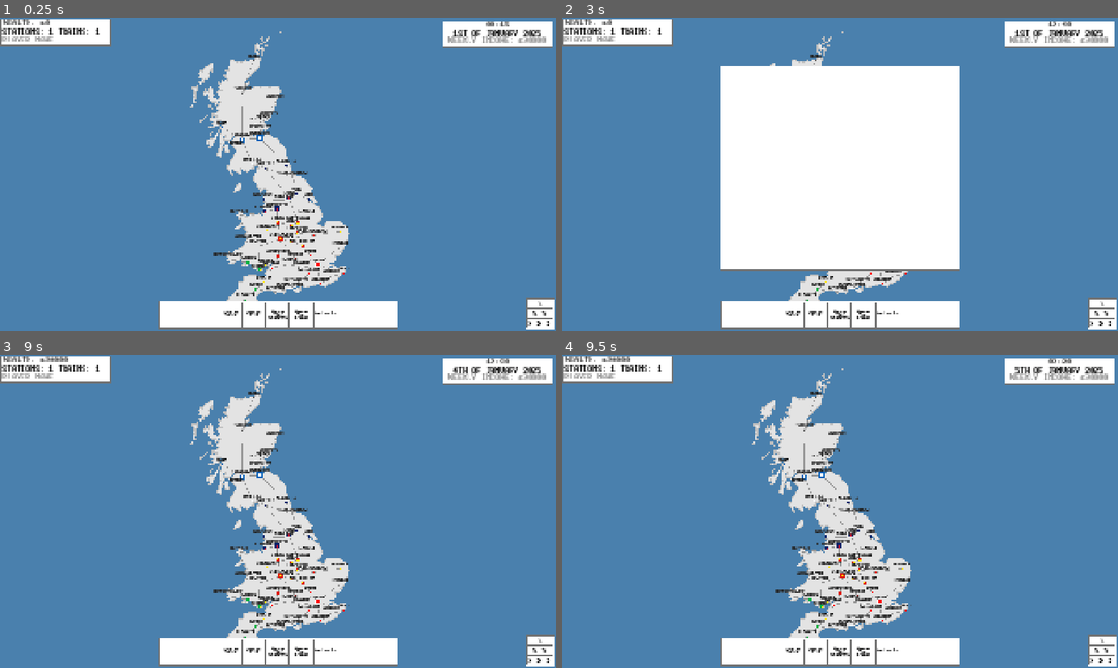
Above: before the commit, frames 1-4 (two rows, left to right).
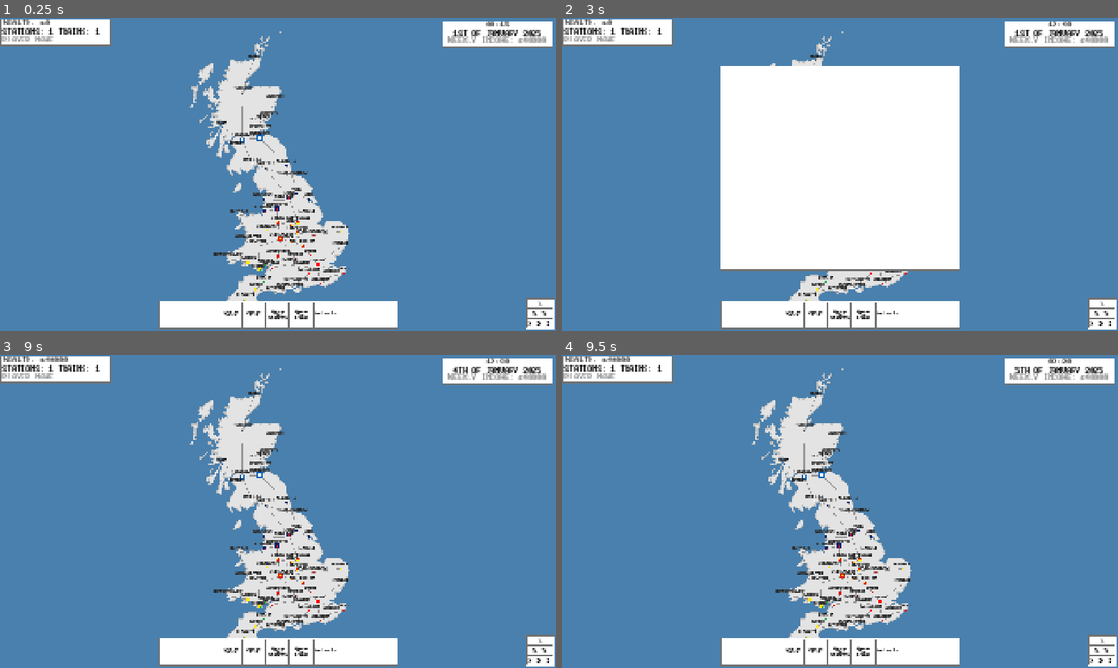
Above: after the commit, the same moments.

Repository: Laifii/Freighter-Manager
Game: Godot game, scene res://Objects/Countries/Uk Map.tscn
The game is run twice, just before and just after one commit, with the same random seed, the same clock (stepped at 60 frames per second) and the same inputs.
Inputs (mouse positions are in pixels of both pictures, inside the frame that each line leads up to):
- Up to frame 1 (0.25 s): no input
- Up to frame 2 (3 s): click (1101, 302) at 0.5 s; click (1101, 315) at 1.25 s; click (1101, 324) at 2 s; click (884, 315) at 2.75 s
- Up to frame 3 (9 s): click (278, 652) at 3.5 s; click (300, 652) at 4.25 s; click (233, 652) at 5 s; click (255, 652) at 5.75 s; click (539, 639) at 6.5 s; click (539, 652) at 7.25 s; click (539, 661) at 8 s; click (322, 652) at 8.75 s
- Up to frame 4 (9.5 s): no input

The runs differ from the first frame. In frame 1, less than 0.1% of the frame differs, in the area x 44-95%, y 5-91%; in frame 2, less than 0.1%; in frame 3, less than 0.1%, in the area x 8-95%, y 0-91%; in frame 4, less than 0.1%.

Commit message:
Added trains and fixed map issues

Diff:
--- /dev/null
+++ b/MapTrain.gd
@@ -0,0 +1,32 @@
+extends Node2D
+
+var trainPath
+var nextNodeInPath
+var speed = 10
+@onready var calender = get_tree().get_first_node_in_group("Calender")
+@onready var sprite = $Sprite2D
+var trainColour: Color
+
+func _ready():
+	self_modulate = trainColour
+
+func _physics_process(delta):
+	if trainPath == null: return
+	move_to_next_station(nextNodeInPath, delta)
+
+func find_next_node_in_path():
+	if trainPath.size() == 0:
+		queue_free()
+		return
+	if nextNodeInPath != null: global_position = nextNodeInPath.global_position
+	nextNodeInPath = trainPath[0]
+	trainPath.erase(trainPath[0])
+	print(nextNodeInPath.stationName, ": ", nextNodeInPath.stationTax)
+
+func set_train_path(path):
+	trainPath = path
+	find_next_node_in_path()
+
+func move_to_next_station(target, delta):
+	var direction = (target.global_position - global_position).normalized()
+	global_position += direction * speed * (delta * calender.timeSpeed[calender.currentSpeed] / 60)
--- a/Objects/Camera.tscn
+++ b/Objects/Camera.tscn
@@ -102,7 +102,7 @@
 autowrap_trim_flags = 0
 uppercase = true
 
-[node name="Calender" type="Control" parent="UI"]
+[node name="Calender" type="Control" parent="UI" groups=["Calender"]]
 anchors_preset = 0
 offset_right = 40.0
 offset_bottom = 40.0
--- a/Objects/Contract.tscn
+++ b/Objects/Contract.tscn
@@ -289,4 +289,4 @@
 [node name="TrainSprite" type="AnimatedSprite2D" parent="Toolbar/TrainEnRoute"]
 position = Vector2(97, 46)
 sprite_frames = SubResource("SpriteFrames_8t45f")
-animation = &"LateElectric"
+animation = &"Steam"
--- a/Objects/Countries/Uk Map.tscn
+++ b/Objects/Countries/Uk Map.tscn
@@ -23,7 +23,7 @@
 position = Vector2(-21, -177)
 stationName = "Dundee"
 stationSize = 0
-connections = [NodePath("../Arbroath"), NodePath("../Perth"), NodePath("../Aberdeen")]
+connections = [NodePath("../Arbroath"), NodePath("../Perth"), NodePath("../Aberdeen"), NodePath("../Kirkcaldy")]
 
 [node name="Arbroath" parent="Stations" instance=ExtResource("4_wnami")]
 position = Vector2(-1, -188)
@@ -93,7 +93,7 @@
 stationName = "Carlisle"
 stationSize = 0
 stationOwner = 3
-connections = [NodePath("../Dumfries")]
+connections = [NodePath("../Dumfries"), NodePath("../Middlesbrough"), NodePath("../Leeds")]
 
 [node name="Irvine" parent="Stations" instance=ExtResource("4_wnami")]
 position = Vector2(-115, -85)
@@ -135,7 +135,7 @@
 stationName = "Liverpool"
 stationSize = 2
 stationOwner = 3
-connections = [NodePath("../Blackpool")]
+connections = [NodePath("../Blackpool"), NodePath("../Holyhead")]
 
 [node name="Bradford" parent="Stations" instance=ExtResource("4_wnami")]
 position = Vector2(48, 97)
@@ -430,3 +430,5 @@
 stationSize = 0
 stationOwner = 4
 connections = [NodePath("../Swansea"), NodePath("../Aberystwyth")]
+
+[node name="Trains" type="Node2D" parent="." groups=["TrainManager"]]
--- /dev/null
+++ b/Objects/MapTrain.tscn
@@ -0,0 +1,18 @@
+[gd_scene load_steps=4 format=3 uid="uid://cuqys1kvob1l6"]
+
+[ext_resource type="Script" uid="uid://cvlseb7ojjt7n" path="res://MapTrain.gd" id="1_tj7g5"]
+[ext_resource type="Texture2D" uid="uid://bc77d2m88ie7k" path="res://Assets/Map Assets/StationInner.png" id="2_shcl4"]
+
+[sub_resource type="CircleShape2D" id="CircleShape2D_shcl4"]
+radius = 1.0
+
+[node name="MapTrain" type="CharacterBody2D" groups=["Trains"]]
+collision_layer = 4
+collision_mask = 2
+script = ExtResource("1_tj7g5")
+
+[node name="Sprite2D" type="Sprite2D" parent="."]
+texture = ExtResource("2_shcl4")
+
+[node name="CollisionShape2D" type="CollisionShape2D" parent="."]
+shape = SubResource("CircleShape2D_shcl4")
--- a/Objects/Station.tscn
+++ b/Objects/Station.tscn
@@ -21,6 +21,9 @@
 [sub_resource type="CircleShape2D" id="CircleShape2D_mn7t0"]
 radius = 11.0
 
+[sub_resource type="CircleShape2D" id="CircleShape2D_qutln"]
+radius = 1.0
+
 [sub_resource type="LabelSettings" id="LabelSettings_4cu8d"]
 font = ExtResource("2_mn7t0")
 font_size = 8
@@ -69,6 +72,13 @@
 visible = false
 position = Vector2(5, 5)
 shape = SubResource("CircleShape2D_mn7t0")
+
+[node name="TrainIdentifier" type="Area2D" parent="."]
+collision_layer = 2
+collision_mask = 4
+
+[node name="CollisionShape2D" type="CollisionShape2D" parent="TrainIdentifier"]
+shape = SubResource("CircleShape2D_qutln")
 
 [node name="StationUI" type="ColorRect" parent="."]
 visible = false
@@ -246,5 +256,6 @@
 [connection signal="mouse_exited" from="Area2D" to="." method="_on_area_2d_mouse_exited"]
 [connection signal="mouse_entered" from="Area2D2" to="." method="_on_station_button_mouse_entered"]
 [connection signal="mouse_exited" from="Area2D2" to="." method="_on_station_button_mouse_exited"]
+[connection signal="body_entered" from="TrainIdentifier" to="." method="_on_train_identifier_body_entered"]
 [connection signal="pressed" from="StationUI/UnownedStation/ValueRect/Value/TextureButton" to="." method="_on_purchase_button_pressed"]
 [connection signal="pressed" from="StationUI/OwnedStation/UpgradeRect/Price/TextureButton" to="." method="_on_upgrade_button_pressed"]
--- a/Scripts/Station.gd
+++ b/Scripts/Station.gd
@@ -21,7 +21,7 @@
 	Player = {inner = Color(0.83, 0.001, 0.83), outer = Color(1, 1, 1)},
 	None = {inner = Color(0.8, 0.8, 0.8), outer = Color(0.355, 0.355, 0.355)},
 	ScottishRail = {inner = Color(1, 1, 1), outer = Color(0.0, 0.369, 0.722)},
-	CelticCargo = {inner = Color(1.0, 0.898, 0.0), outer = Color(0.0, 0.694, 0.251)},
+	CelticCargo = {inner = Color(0.0, 0.694, 0.251), outer = Color(1.0, 0.898, 0.0)},
 	UnitedRail = {inner = Color(0.784, 0.063, 0.18), outer = Color(0.004, 0.129, 0.412)},
 	BirminghamExpress = {inner = Color(1.0, 0.898, 0.0), outer = Color(0.863, 0.1, 0.05)},
 	LondonFreighters = {inner = Color(1, 0, 0), outer = Color(1, 1, 1)}
@@ -70,25 +70,27 @@
 	$StationUI/Owner.text = visualOwnerList[stationOwner]
 	stationValue = int(500000 * (float(connections.size()) / 4) * (float(stationOwner) + 1.0 / 2.0) * (float(stationSize) + 1.0 / 4.0))
 	weeklyIncome = 10000 * connections.size() * int((float(stationSize + 1) * 1.5))
+	stationTax = 100 * int((float(stationSize) * 3) * stationOwner) if stationSize > 0 else 250 * (stationOwner / 2)
 	$StationUI/Income.text = str("Income:\n", weeklyIncome, " / Week")
 	$StationUI/UnownedStation/ValueRect/Value.text = str("£", stationValue)
 	if stationSize == 4:
 		$StationUI/OwnedStation/UpgradeRect/Price/TextureButton.visible = false
 		$StationUI/OwnedStation/UpgradeRect/Price.text = "Maximum Size"
+		stationTax = 100 * int((float(stationSize) * 4) * stationOwner)
 	else: $StationUI/OwnedStation/UpgradeRect/Price.text = str(priceToUpgrade[stationSize])
-	stationTax = 100 * int((float(stationSize) * 3) * stationOwner) if stationSize > 0 else 250 * (stationOwner / 2)
 	$StationColourInner.self_modulate = companyColours[companyList[stationOwner]]["inner"]
 	$StationColourInner/StationColourOuter.self_modulate = companyColours[companyList[stationOwner]]["outer"]
 	$StationColourInner.scale = Vector2(stationSize + 1, stationSize + 1)
 	await get_tree().process_frame
-	if stationName == "Dundee":
+	if stationName == "Bristol":
 		var dundeeStation
 		var liverpoolStation
 		for station in StationManager.stations:
-			if station.stationName == "Dumfries": dundeeStation = station
-			if station.stationName == "Thurso": liverpoolStation = station
+			if station.stationName == "Dundee": dundeeStation = station
+			if station.stationName == "Penzance": liverpoolStation = station
 		var fastestRoute = Dijkstra.find_route("Fastest", self, dundeeStation, liverpoolStation)
 		var cheapestRoute = Dijkstra.find_route("Cheapest", self, dundeeStation, liverpoolStation)
+		spawn_train(cheapestRoute)
 		var fastestDistance = 0
 		var fastestPrice = 0
 		var cheapestDistance = 0
@@ -96,20 +98,28 @@
 		for station in fastestRoute.size():
 			if station == fastestRoute.size() - 1:
 				fastestPrice += fastestRoute[station].stationTax
-				print("Fastest Distance: ", fastestDistance, "\nAmount Spent: ", fastestPrice)
-				print(fastestRoute)
+				#print("Fastest Distance: ", fastestDistance, "\nAmount Spent: ", fastestPrice)
+				#print(fastestRoute)
 				break
 			fastestDistance += fastestRoute[station].global_position.distance_to(fastestRoute[station + 1].global_position)
 			fastestPrice += fastestRoute[station].stationTax
 		for station in cheapestRoute.size():
 			if station == cheapestRoute.size() - 1:
 				cheapestPrice += cheapestRoute[station].stationTax
-				print("Cheapest Distance: ", cheapestDistance, "\nAmount Spent: ", cheapestPrice)
-				print(cheapestRoute)
+				#print("Cheapest Distance: ", cheapestDistance, "\nAmount Spent: ", cheapestPrice)
+				#print(cheapestRoute)
 				break
 			cheapestDistance += cheapestRoute[station].global_position.distance_to(cheapestRoute[station + 1].global_position)
 			cheapestPrice += cheapestRoute[station].stationTax
 
+
+var trainNode = preload("res://Objects/MapTrain.tscn")
+func spawn_train(path): # Temp for train testing, delete later
+	var train = trainNode.instantiate()
+	train.global_position = global_position - Vector2(10, 10)
+	train.set_train_path(path)
+	get_tree().get_first_node_in_group("TrainManager").add_child(train)
+	train.sprite.self_modulate = $StationColourInner.self_modulate
 
 func _on_area_2d_mouse_entered():
 	if not Settings.stationNamesAlwaysVisible:
@@ -168,3 +178,7 @@
 
 func _on_upgrade_button_pressed():
 	upgrade_station()
+
+
+func _on_train_identifier_body_entered(body):
+	body.find_next_node_in_path()
--- /dev/null
+++ b/Train.gd
@@ -0,0 +1 @@
+extends Node
--- a/project.godot
+++ b/project.godot
@@ -66,6 +66,13 @@
 ]
 }
 
+[layer_names]
+
+2d_render/layer_2="Station"
+2d_render/layer_3="Train"
+2d_physics/layer_2="Station"
+2d_physics/layer_3="Train"
+
 [rendering]
 
 textures/canvas_textures/default_texture_filter=0
Not shown, added: MapTrain.gd.uid
Not shown: 1 places in Objects/Station.tscn that only renumber resources
Not shown, added: Train.gd.uid
